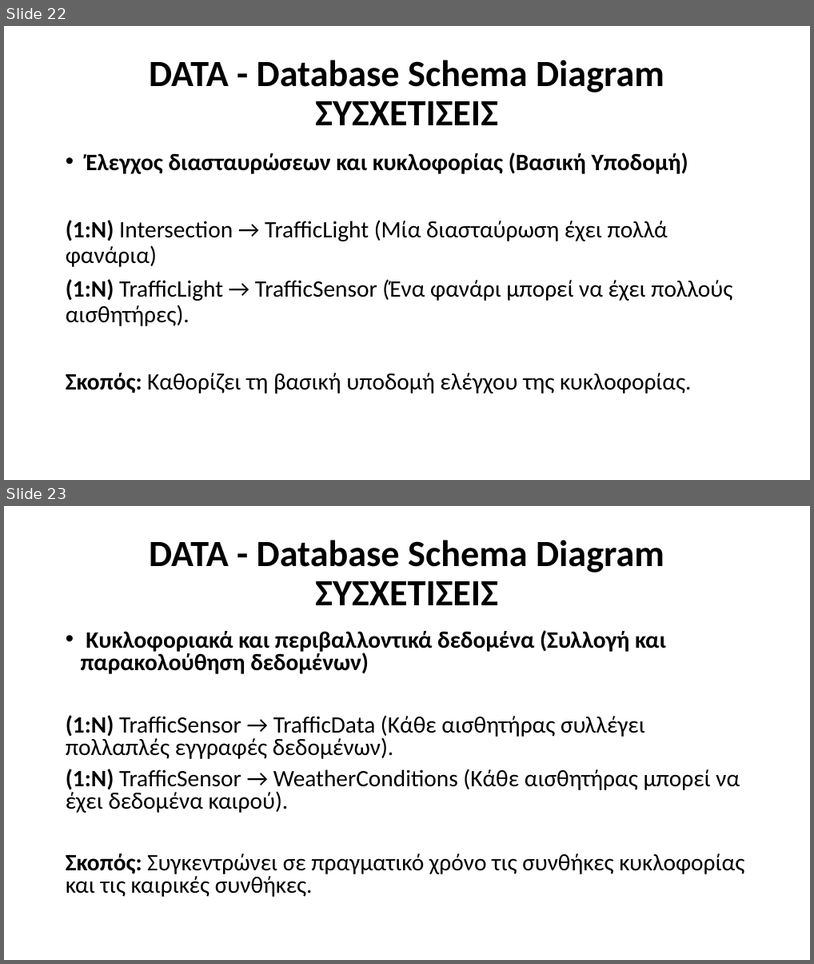
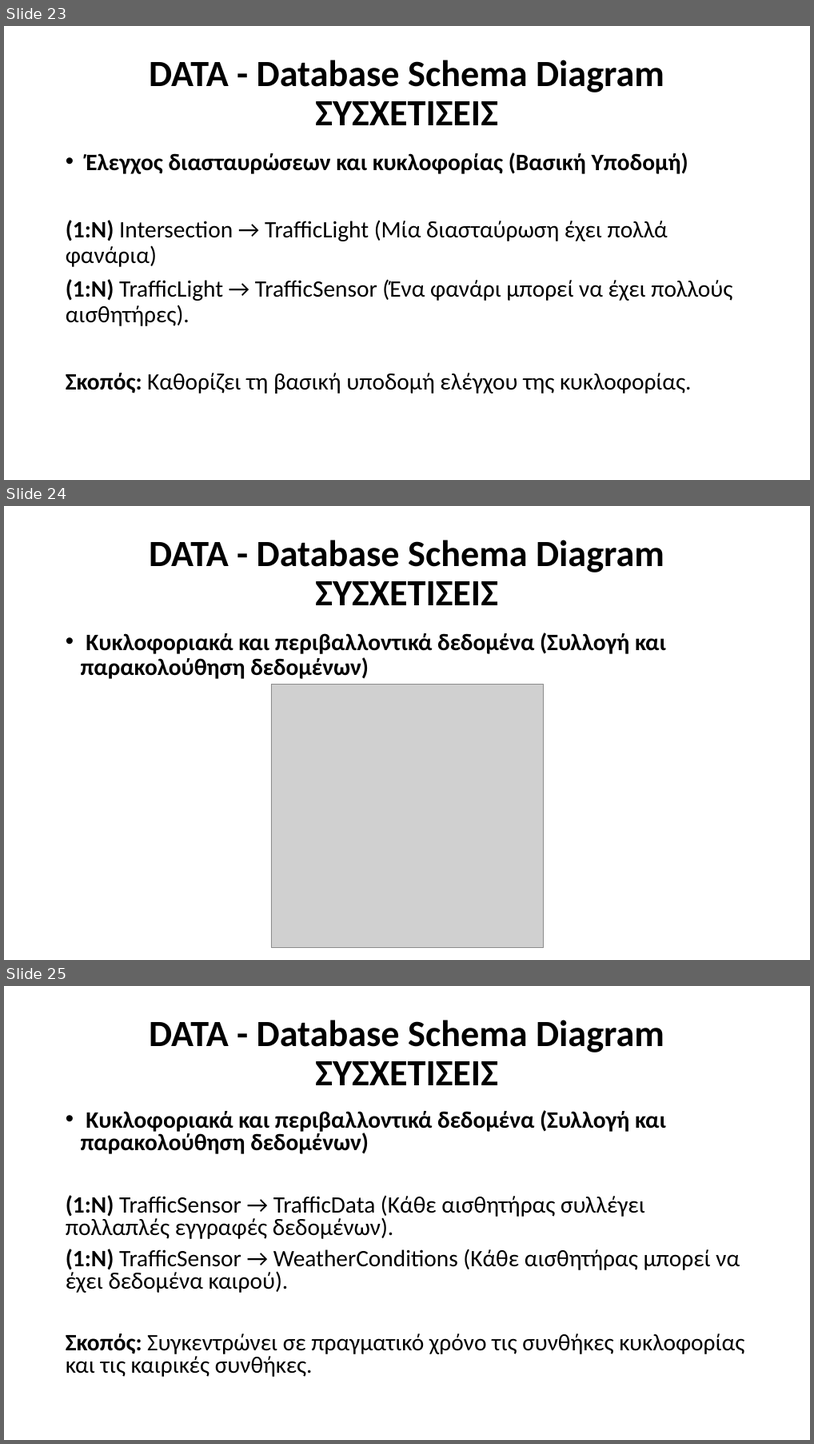
Before and after one commit to Ath21/STL_Drive, a slide deck: Presentation.pptx. Shown one above the other, each under a label of ours: slides 22 and 23 before the commit, slides 23, 24 and 25 after it. The pictures are 814x964 and 814x1444 pixels, drawn with LibreOffice and Linux fonts; fonts in the diff are those of the drawing; grey boxes stand for pictures. Boxes give left, top, right and bottom in pixels: in the first picture for what was removed or moved away, otherwise in the second. Text is boxed around its words. In the diff, an @@ line names an element or a change of style, - is before the commit and + after.

```diff
--- a/Presentation.pptx
+++ b/Presentation.pptx
@@ slide 24 added at (4,506,810,960), background #FFFFFF @@
@@ title added at (149,540,665,605), 44 pt, text #000000, bold @@
+DATA - Database Schema Diagram
+ΣΥΣΧΕΤΙΣΕΙΣ
@@ text added at (81,632,666,679), 28 pt, text #000000, bold @@
+• Κυκλοφοριακά και περιβαλλοντικά δεδομένα (Συλλογή και παρακολούθηση δεδομένων)
@@ picture added at (271,684,544,947) @@
@@ what was slide 22 is now slide 23 @@
@@ what was slide 23 is now slide 25 @@
```
Also in this commit, not shown: 4 slides changed, 4 other slides added, 6 other files.
